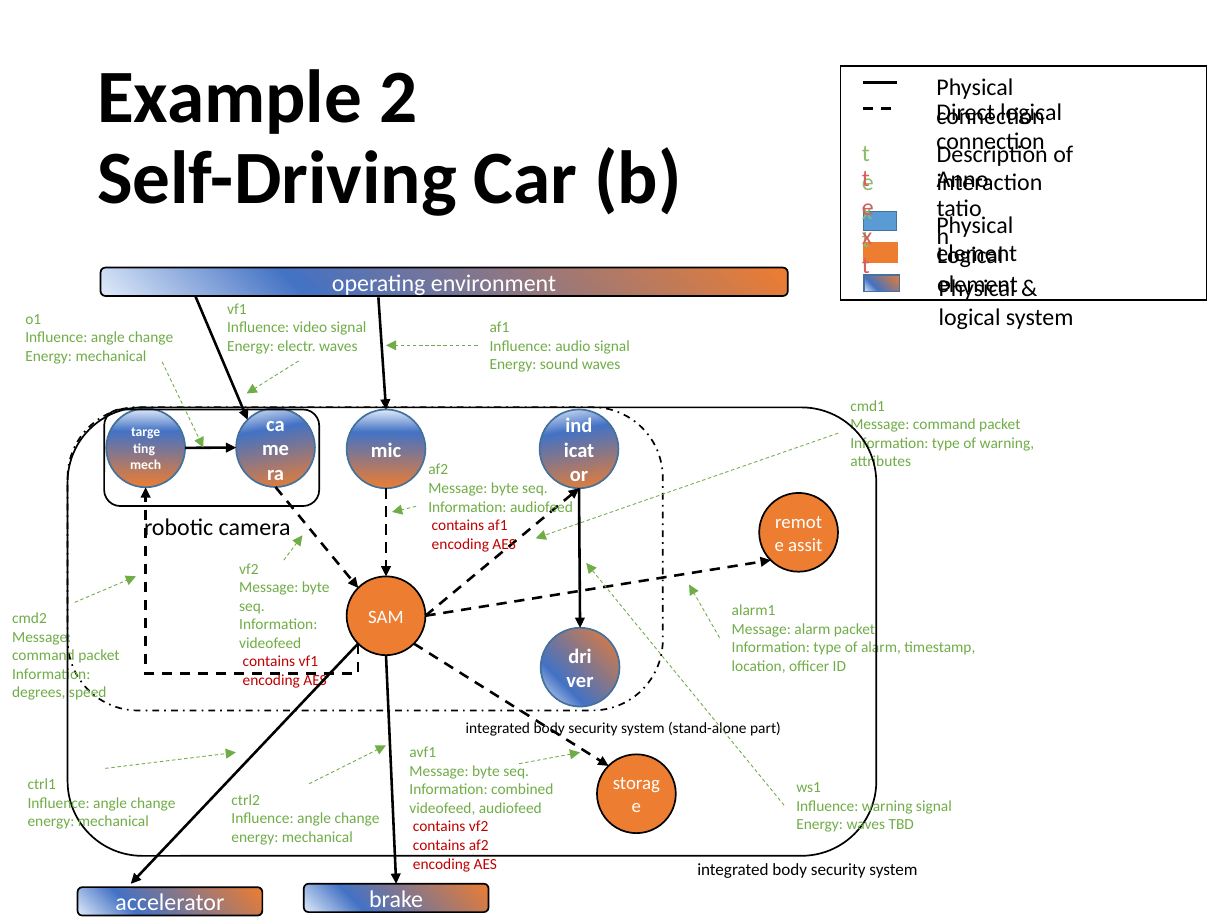
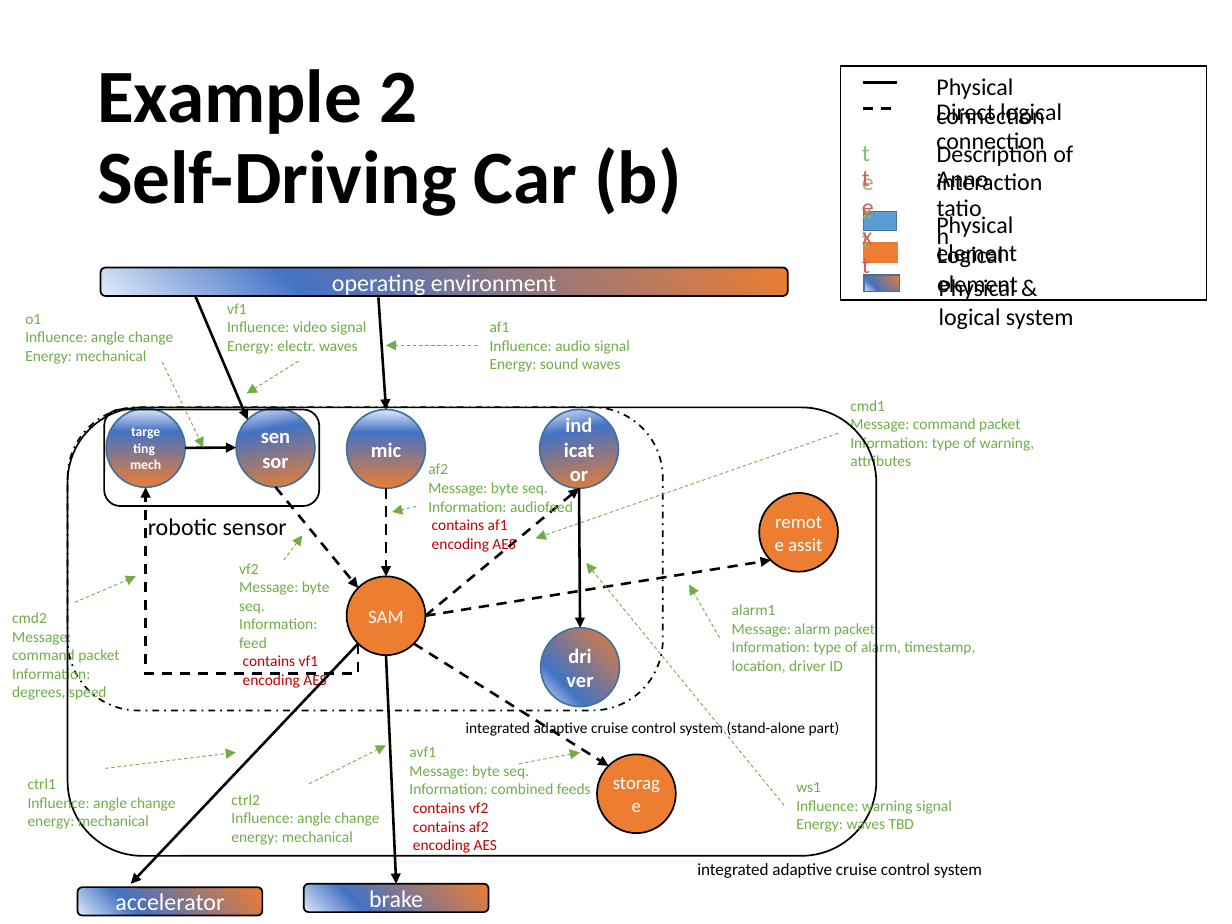
Before and after one commit to usnistgov/cpsframework, a slide deck: slide 36 of ontology/demos/demo-v2-2017-11-03.pptx. Drawn at 1232x924 pixels with LibreOffice and Linux fonts; fonts in the diff are those of the drawing. Boxes give left, top, right and bottom in pixels: in the first picture for what was removed or moved away, otherwise in the second. Text is boxed around its words. In the diff, an @@ line names an element or a change of style, - is before the commit and + after.

```diff
--- a/ontology/demos/demo-v2-2017-11-03.pptx
+++ b/ontology/demos/demo-v2-2017-11-03.pptx
@@ text in ellipse at (237,408,315,487): text changed @@
-camera
+sensor
@@ text at (148,518,287,535): text changed @@
-robotic camera
+robotic sensor
@@ text at (239,618,317,648): text changed @@
-Information: videofeed
+Information: feed
@@ text at (732,639,975,673): text changed @@
-Information: type of alarm, timestamp, location, officer ID
+Information: type of alarm, timestamp, location, driver ID
@@ text at (466,719,840,737): text changed @@
-integrated body security system (stand-alone part)
+integrated adaptive cruise control system (stand-alone part)
@@ text at (409,783,591,794): text changed @@
-Information: combined videofeed, audiofeed
+Information: combined feeds
@@ text at (697,863,982,878): text changed @@
-integrated body security system
+integrated adaptive cruise control system
```
Also in this commit, not shown: 2 other slides changed.
